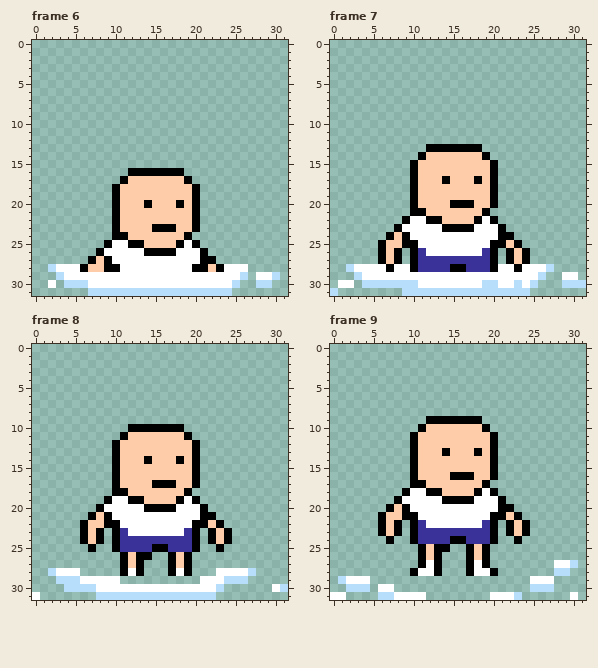
Pixel-art file -- characters/sprites/enemy-spawn.aseprite. The picture above is the old version.
32x32 pixels, 9 frames. Shown: frame 6, frame 7, frame 8, frame 9. The commit also changed other frames, which this record leaves out.
The same view after the edit:
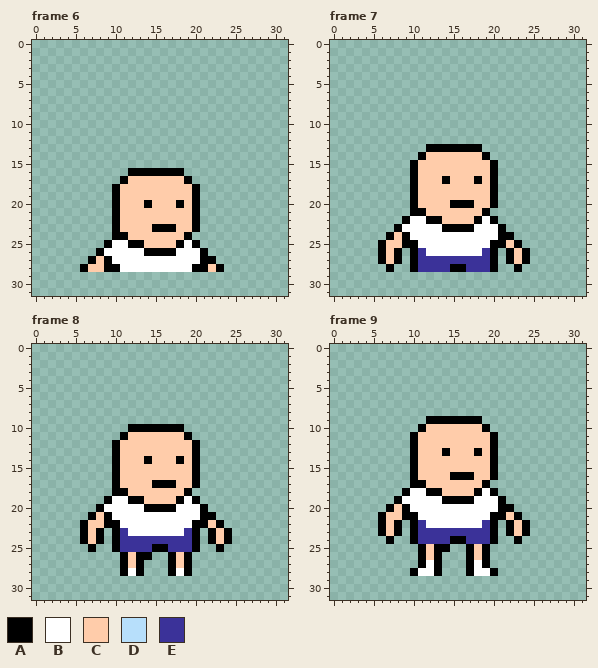
Palette (. is transparent): A #000000  B #ffffff  C #ffccaa  D #b7dffb  E #3b3299
The exact change:
{"where": "frame 6, layer \"Flattened\""}
{"frame":6,"y":28,"x":2,"old":"DBBB","new":"...."}
{"frame":6,"y":28,"x":24,"old":"BBB","new":"..."}
{"frame":6,"y":29,"x":3,"old":"DBBBBBBBBBBBBBBBBBBBBBBD","new":"........................"}
{"frame":6,"y":29,"x":28,"old":"BBD","new":"..."}
{"frame":6,"y":30,"x":2,"old":"B","new":"."}
{"frame":6,"y":30,"x":4,"old":"DDDBBBBBBBBBBBBBBBBBBD","new":"......................"}
{"frame":6,"y":30,"x":28,"old":"DD","new":".."}
{"frame":6,"y":31,"x":7,"old":"DDDDDDDDDDDDDDDDDD","new":".................."}
{"where": "frame 7, layer \"Flattened\""}
{"frame":7,"y":28,"x":2,"old":"DBBBB","new":"....."}
{"frame":7,"y":28,"x":8,"old":"BB","new":".."}
{"frame":7,"y":28,"x":21,"old":"BB","new":".."}
{"frame":7,"y":28,"x":24,"old":"BBBD","new":"...."}
{"frame":7,"y":29,"x":3,"old":"DBBBBBBBBBBBBBBBBBBBBBBD","new":"........................"}
{"frame":7,"y":29,"x":29,"old":"BB","new":".."}
{"frame":7,"y":30,"x":1,"old":"BB","new":".."}
{"frame":7,"y":30,"x":4,"old":"DDDDDDDBBBBBBBBDDBBDBD","new":"......................"}
{"frame":7,"y":30,"x":29,"old":"DDD","new":"..."}
{"frame":7,"y":31,"x":0,"old":"D","new":"."}
{"frame":7,"y":31,"x":9,"old":"DDDDDDDDDDDDDDDD","new":"................"}
{"where": "frame 8, layer \"Flattened\""}
{"frame":8,"y":28,"x":2,"old":"DBBB","new":"...."}
{"frame":8,"y":28,"x":23,"old":"BBBBD","new":"....."}
{"frame":8,"y":29,"x":3,"old":"DDDBBBBB","new":"........"}
{"frame":8,"y":29,"x":21,"old":"BBBDDD","new":"......"}
{"frame":8,"y":30,"x":4,"old":"DDDDBBBBBBBBBBBBBBBD","new":"...................."}
{"frame":8,"y":30,"x":30,"old":"BD","new":".."}
{"frame":8,"y":31,"x":0,"old":"B","new":"."}
{"frame":8,"y":31,"x":8,"old":"DDDDDDDDDDDDDDD","new":"..............."}
{"where": "frame 9, layer \"Flattened\""}
{"frame":9,"y":27,"x":28,"old":"BBD","new":"..."}
{"frame":9,"y":28,"x":28,"old":"DD","new":".."}
{"frame":9,"y":29,"x":1,"old":"DBBB","new":"...."}
{"frame":9,"y":29,"x":25,"old":"BBB","new":"..."}
{"frame":9,"y":30,"x":2,"old":"DDD","new":"..."}
{"frame":9,"y":30,"x":6,"old":"BB","new":".."}
{"frame":9,"y":30,"x":25,"old":"DDD","new":"..."}
{"frame":9,"y":31,"x":0,"old":"BB","new":".."}
{"frame":9,"y":31,"x":6,"old":"DDBBBB","new":"......"}
{"frame":9,"y":31,"x":20,"old":"BBBD","new":"...."}
{"frame":9,"y":31,"x":30,"old":"B","new":"."}
